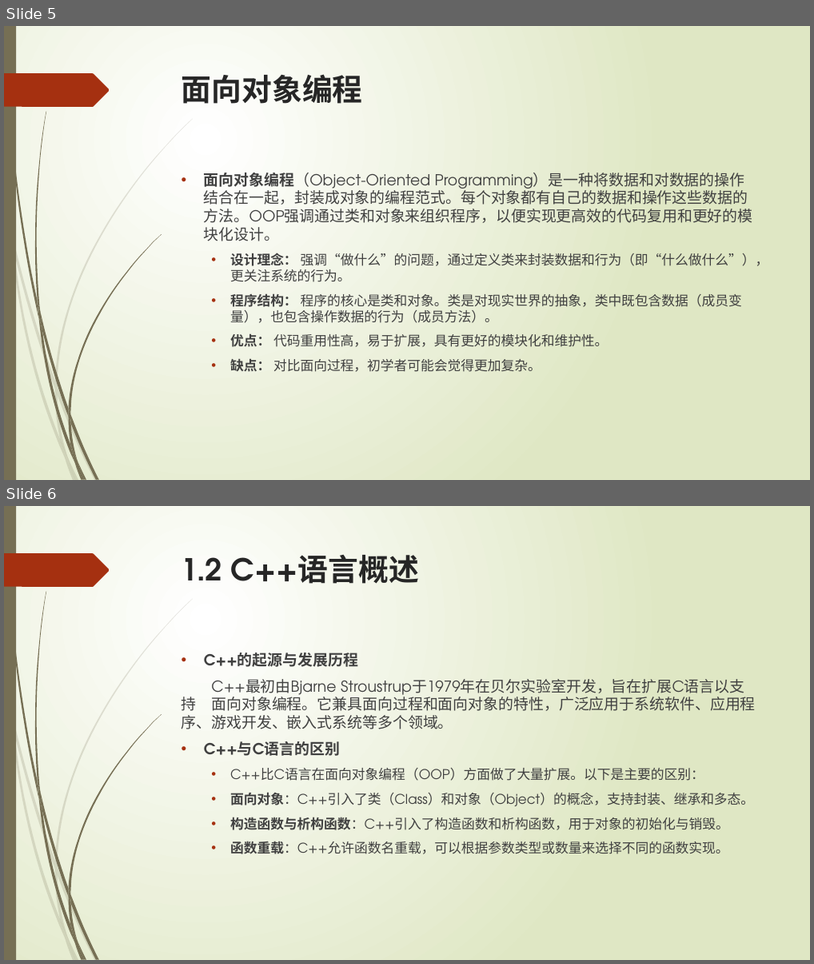
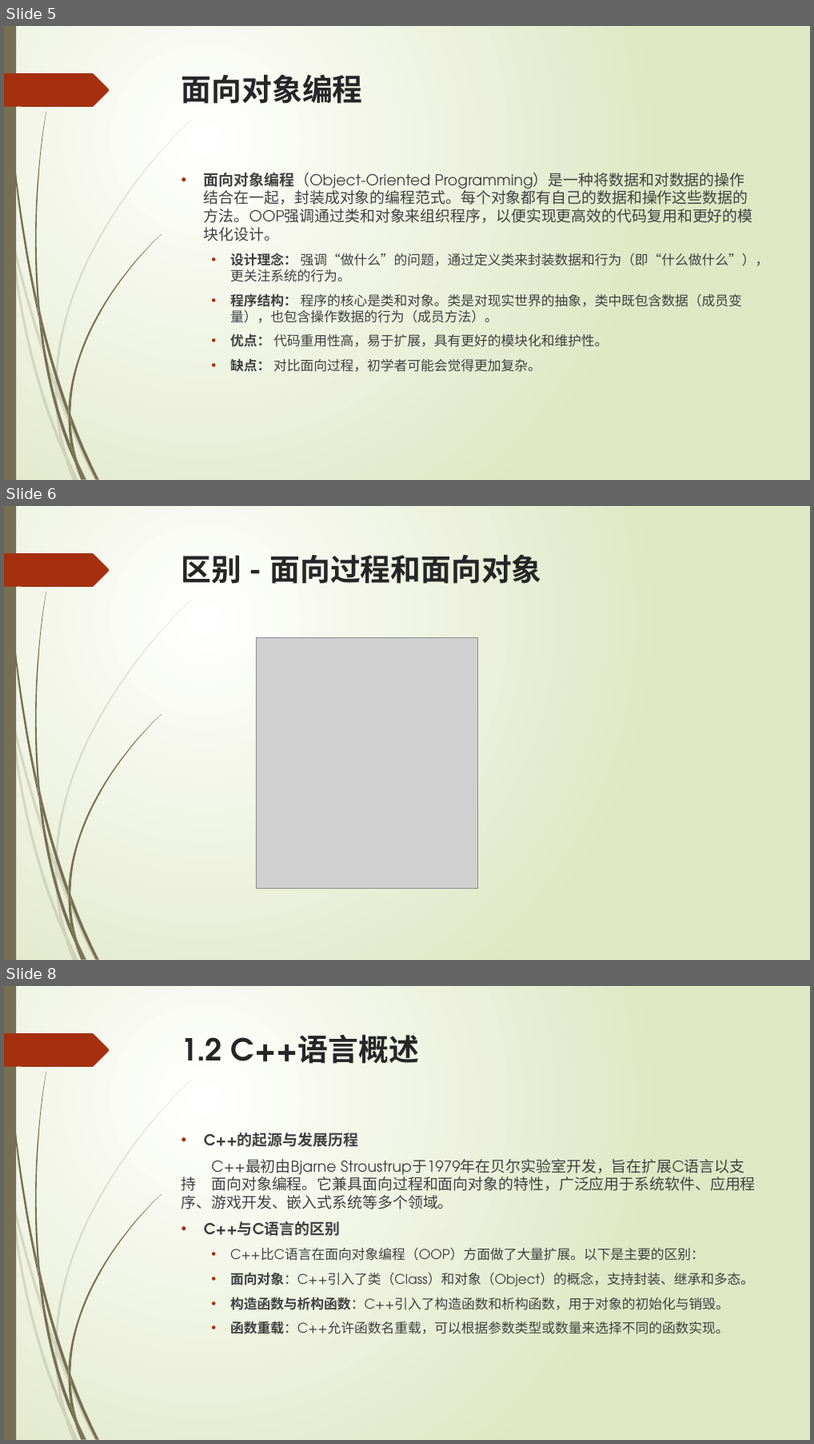
Before and after one commit to liuty2006/learn, a slide deck: learn_cpp/docs/C++语言培训.pptx. Shown one above the other, each under a label of ours: slides 5 and 6 before the commit, slides 5, 6 and 8 after it; the slides between them are not shown. The pictures are 814x964 and 814x1444 pixels, drawn with LibreOffice and Linux fonts; fonts in the diff are those of the drawing; grey boxes stand for pictures. Boxes give left, top, right and bottom in pixels: in the first picture for what was removed or moved away, otherwise in the second. Text is boxed around its words. In the diff, an @@ line names an element or a change of style, - is before the commit and + after.

```diff
--- a/learn_cpp/docs/C++语言培训.pptx
+++ b/learn_cpp/docs/C++语言培训.pptx
@@ slide 6 added at box(4, 506, 810, 960), background gradient #FFFFFF to #DFE8C4; not listed: 24 template elements that a slide beside it also shows @@
@@ title added at box(182, 555, 542, 584), 36 pt, text #262626, bold @@
+区别 - 面向过程和面向对象
@@ picture added at box(256, 638, 479, 888) @@
@@ what was slide 6 is now slide 8 @@
```
Also in this commit, not shown: 1 slide changed, 1 other slide added.
